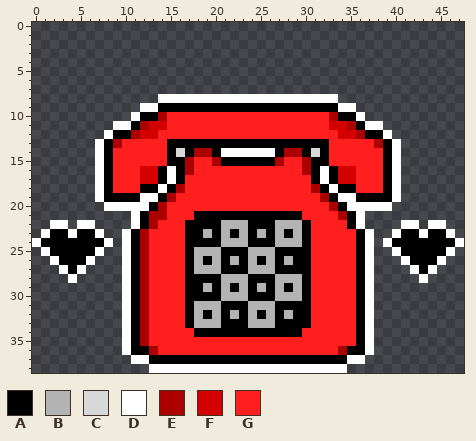
Edited in one commit: pixel-art sprite (image/phone.png). Above is the file before it was changed.
The file is 48x39 pixels.
Palette (. is transparent): A #000000  B #b3b3b3  C #d8d8d8  D #ffffff  E #ac0000  F #d40000  G #ff1f1f
Pixels before, first column x 0:
 8 ..............DDDDDDDDDDDDDDDDDDDD..............
 9 ............DDAAAAAAAAAAAAAAAAAAAADD............
10 ...........DAAEGGGGGGGGGGGGGGGGGGEAAD...........
11 .........DDAEFFGGGGGGGGGGGGGGGGGGFFEADD.........
12 ........DAAEFFGGGGGGGGGGGGGGGGGGGGFFEAAD........
13 .......DAEGGGGGAAAAAAAAAAAAAAAAAAGGGGGEAD.......
14 .......DAGGGGGGACAEEADDDDDDAEEACAGGGGGGAD.......
15 .......DAGGGGGGAAEGGEAAAAAAEGGEAAGGGGGGAD.......
16 .......DAGGGFFADAEGGGGGGGGGGGGEADAFFGGGAD.......
17 .......DAGGGFFADAGGGGGGGGGGGGGGADAFFGGGAD.......
18 .......DAGGGAADAEGGGGGGGGGGGGGGEADAAGGGAD.......
19 .......DAAAADDAEGGGGGGGGGGGGGGGGEADDAAAAD.......
20 ........DDDDDAEGGGGGGGGGGGGGGGGGGEADDDDD........
21 ...........DAEEGGGAAAAAAAAAAAAGGGGEAD...........
22 ..DD.DD....DAEGGGAAAABBBAAABBBAGGGGAD....DD.DD..
23 .DAADAAD..DAEGGGGAABABABABABABAGGGGGAD..DAADAAD.
24 DAAAAAAAD.DAEGGGGAAAABBBAAABBBAGGGGGAD.DAAAAAAAD
25 .DAAAAAD..DAEGGGGABBBAAABBBAAAAGGGGGAD..DAAAAAD.
26 ..DAAAD...DAEGGGGABABABABABABAAGGGGGAD...DAAAD..
27 ...DAD....DAEGGGGABBBAAABBBAAAAGGGGGAD....DAD...
28 ....D.....DAEGGGGAAAABBBAAABBBAGGGGGAD.....D....
29 ..........DAEGGGGAABABABABABABAGGGGGAD..........
30 ..........DAEGGGGAAAABBBAAABBBAGGGGGAD..........
31 ..........DAEGGGGABBBAAABBBAAAAGGGGGAD..........
32 ..........DAEGGGGABABABABABABAAGGGGGAD..........
33 ..........DAEGGGGABBBAAABBBAAAAGGGGGAD..........
34 ..........DAEGGGGGAAAAAAAAAAAAGGGGGGAD..........
35 ..........DAEGGGGGGGGGGGGGGGGGGGGGGGAD..........
36 ..........DAAEGGGGGGGGGGGGGGGGGGGGEAAD..........
37 ...........DDAAAAAAAAAAAAAAAAAAAAAADD...........
38 .............DDDDDDDDDDDDDDDDDDDDDD.............
And afterwards:
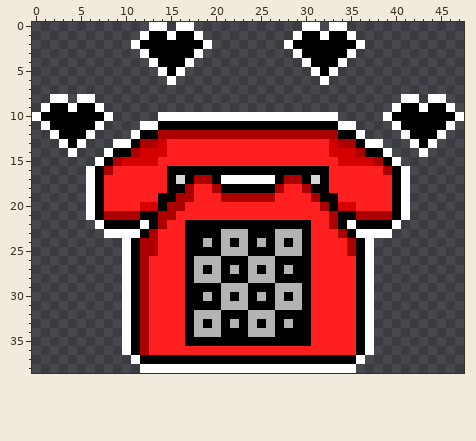
Author's note on the commit: edit phone.png its better now..
Diff:
Changed rows in their new state; - is an unchanged pixel.
first column x 0:
 0 -------------DD-DD------------DD-DD-------------
 1 ------------DAADAAD----------DAADAAD------------
 2 -----------DAAAAAAAD--------DAAAAAAAD-----------
 3 ------------DAAAAAD----------DAAAAAD------------
 4 -------------DAAAD------------DAAAD-------------
 5 --------------DAD--------------DAD--------------
 6 ---------------D----------------D---------------
 8 --DD-DD-------....................-------DD-DD--
 9 -DAADAAD----........................----DAADAAD-
10 DAAAAAAAD--...DDDDDDDDDDDDDDDDDDDD...--DAAAAAAAD
11 -DAAAAAD-...DDAAAAAAAAAAAAAAAAAAAADD...-DAAAAAD-
12 --DAAAD-...DAAEEEEEEEEEEEEEEEEEEEEAAD...-DAAAD--
13 ---DAD-..DDAEEFGGGGGGGGGGGGGGGGGGFEEADD..-DAD---
14 ----D--.DAAEFFFGGGGGGGGGGGGGGGGGGFFFEAAD.--D----
15 ---------EFFFF-GGG--GGGGGGGG--GGG-FFFFE---------
16 ------DAE---GGGA-AAAAAAAAAAAAAA-AGGG---EAD------
17 ------DAG---GGGACAEEADDDDDDAEEACAGGG---GAD------
18 ------DAG---GGG-AE--EAAAAAAE--EA-GGG---GAD------
19 ------DAGGGGGG-AEE---EEEEEE----EA-GGGGGGAD------
20 ------DAGGGGFFAEE---------------EAFFGGGGAD------
21 ------DAEEEE-A-E--GGGGGGGGGGGG---EA-EEEEAD------
22 --..-..DAAAADAE------AAA---AAA---EADAAAAD..-..--
23 -.......DD-DAE-----A--B--A--B-----EAD-DD.......-
24 .........----E-----B--A--B--A------E---.........
25 -.......-----E----AAABBBAAABBB-----E----.......-
26 --.....------------B--A--B--A------------.....--
27 ---...-------------A--B--A--B-------------...---
28 ----.-------------BBBAAABBBAAA-------------.----
29 -------------------A--B--A--B-------------------
30 -------------------B--A--B--A-------------------
31 ------------------AAABBBAAABBB------------------
32 -------------------B--A--B--A-------------------
33 -------------------A--B--A--B-------------------
34 -----------------ABBB---BBB---A-----------------
35 -----------------AAAAAAAAAAAAAA-----------------
36 ------------EG--------------------GG------------
37 ------------A----------------------A------------
38 ------------D----------------------D------------
